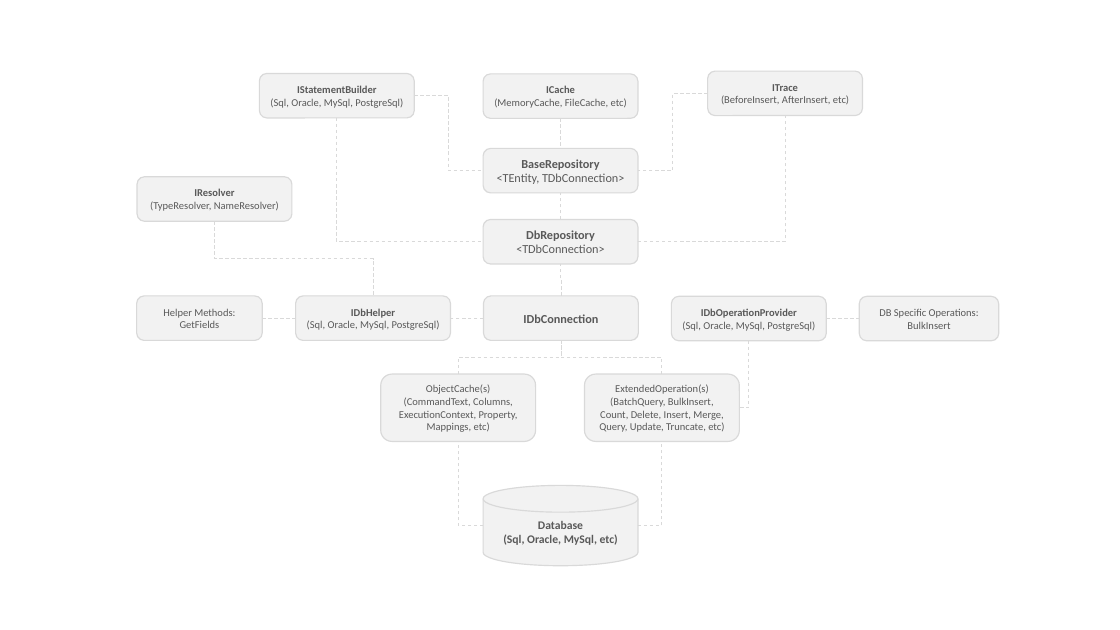
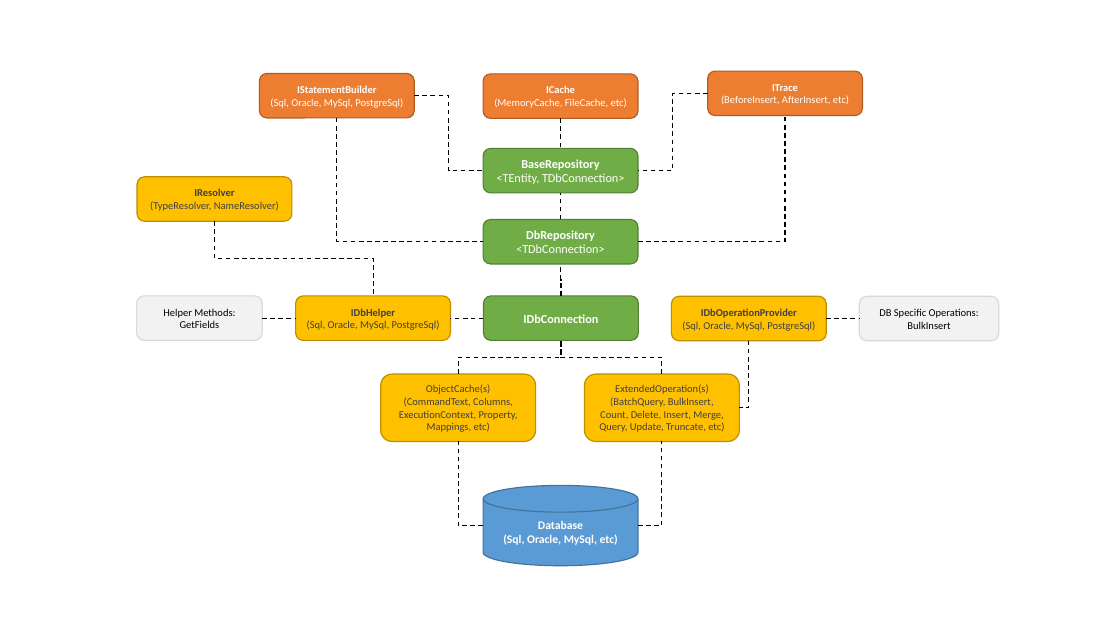
Before and after one commit to mikependon/RepoDB, a slide deck: slide 1 of RepoDb.Wiki/Files/HLA.pptx. Drawn at 1120x630 pixels with LibreOffice and Linux fonts; fonts in the diff are those of the drawing. Boxes give left, top, right and bottom in pixels: in the first picture for what was removed or moved away, otherwise in the second. Text is boxed around its words. In the diff, an @@ line names an element or a change of style, - is before the commit and + after.

```diff
--- a/RepoDb.Wiki/Files/HLA.pptx
+++ b/RepoDb.Wiki/Files/HLA.pptx
@@ text colour #595959 to #FFFFFF; fill #F2F2F2 to #ED7D31; outline #D9D9D9 1 pt to #AF5C24 1 pt in 3 elements at (707, 71, 862, 116), (260, 73, 414, 118), (483, 74, 638, 118) @@
@@ elbow line (337, 118) - (483, 242): stroke #D9D9D9 0.75 pt dashed to #000000 1 pt dashed @@
@@ elbow line (414, 96) - (483, 171): stroke #D9D9D9 0.75 pt dashed to #000000 1 pt dashed @@
@@ elbow line (560, 118) - (560, 149): stroke #D9D9D9 0.75 pt dashed to #000000 1 pt dashed @@
@@ elbow line (638, 242) - (786, 116): stroke #D9D9D9 0.75 pt dashed to #000000 1 pt dashed @@
@@ elbow line (707, 93) - (639, 171): stroke #D9D9D9 0.75 pt dashed to #000000 1 pt dashed @@
@@ text colour #595959 to #FFFFFF; fill #F2F2F2 to #70AD47; outline #D9D9D9 1 pt to #538035 1 pt in 3 elements at (484, 296, 639, 340), (483, 219, 638, 264), (483, 149, 638, 193) @@
@@ text colour #595959 to #404040; fill #F2F2F2 to #FFC000; outline #D9D9D9 1 pt to #BD8E00 1 pt in 5 elements at (671, 297, 826, 341), (381, 374, 535, 441), (296, 296, 450, 340), (585, 374, 739, 441), (137, 176, 292, 221) @@
@@ elbow line (560, 219) - (560, 193): stroke #D9D9D9 0.75 pt dashed to #000000 1 pt dashed @@
@@ elbow line (214, 221) - (373, 296): stroke #D9D9D9 0.75 pt dashed to #000000 1 pt dashed @@
@@ elbow line (561, 296) - (560, 264): stroke #D9D9D9 0.75 pt dashed to #000000 1 pt dashed @@
@@ rounded rectangle "Helper Methods:" at (137, 296, 262, 340): text colour #595959 to #000000 @@
@@ rounded rectangle "DB Specific Operations:" at (860, 297, 999, 341): text colour #595959 to #000000 @@
@@ elbow line (262, 318) - (296, 318): stroke #D9D9D9 0.75 pt dashed to #000000 1 pt dashed @@
@@ elbow line (484, 318) - (450, 318): stroke #D9D9D9 0.75 pt dashed to #000000 1 pt dashed @@
@@ elbow line (827, 318) - (860, 318): stroke #D9D9D9 0.75 pt dashed to #000000 1 pt dashed @@
@@ elbow line (458, 374) - (561, 340): stroke #D9D9D9 0.75 pt dashed to #000000 1 pt dashed @@
@@ elbow line (662, 374) - (561, 340): stroke #D9D9D9 0.75 pt dashed to #000000 1 pt dashed @@
@@ elbow line (749, 341) - (739, 408): stroke #D9D9D9 0.75 pt dashed to #000000 1 pt dashed @@
@@ elbow line (483, 526) - (458, 442): stroke #D9D9D9 0.75 pt dashed to #000000 1 pt dashed @@
@@ elbow line (638, 526) - (662, 442): stroke #D9D9D9 0.75 pt dashed to #000000 1 pt dashed @@
@@ cylinder "Database" at (483, 486, 638, 566): text colour #595959 to #FFFFFF; fill #F2F2F2 to #5B9BD5; outline #D9D9D9 1 pt to #43739E 1 pt @@
```
Also in this commit, not shown: 1 other file.
